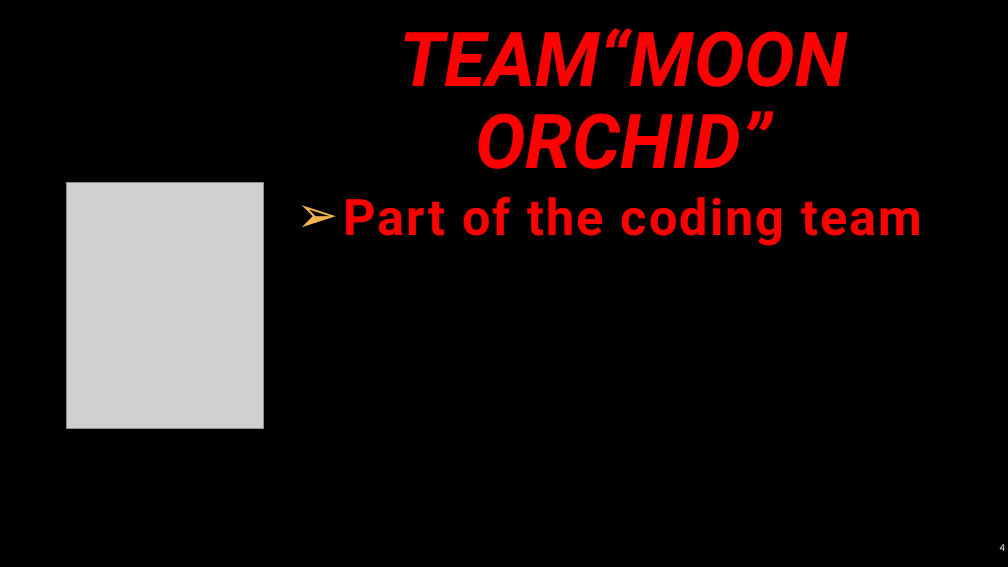
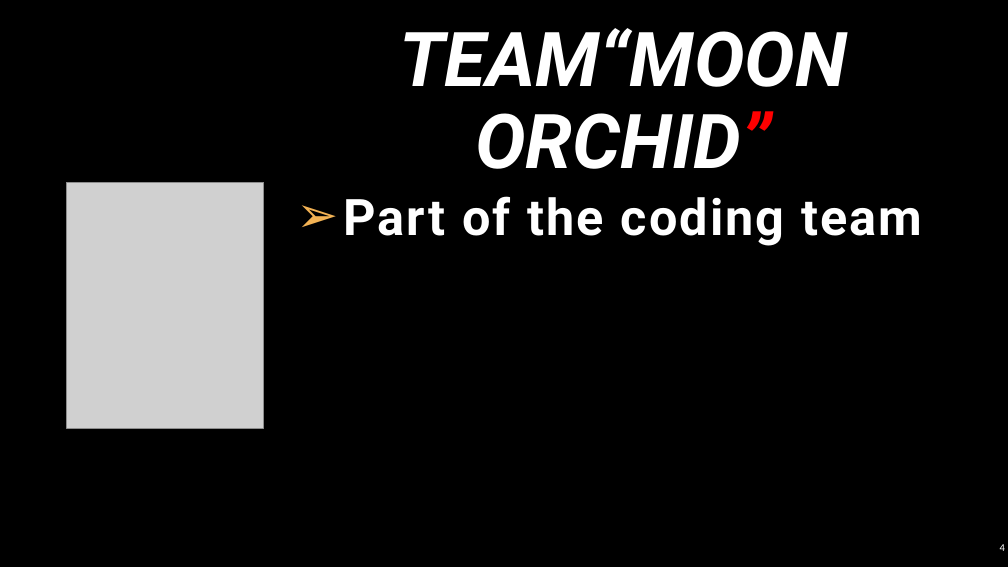
Before and after one commit to MoonOrchid/MoonOrchid-Project, a slide deck: slide 4 of Presentation.pptx. Drawn at 1008x567 pixels with LibreOffice and Linux fonts; fonts in the diff are those of the drawing; grey boxes stand for pictures; background and template pictures are left out. Boxes give left, top, right and bottom in pixels: in the first picture for what was removed or moved away, otherwise in the second. Text is boxed around its words. In the diff, an @@ line names an element or a change of style, - is before the commit and + after.

```diff
--- a/Presentation.pptx
+++ b/Presentation.pptx
@@ title "TEAM“MOON ORCHID”" at (400, 28, 847, 169): text colour #FF0000 to #FFFFFF @@
@@ subtitle "Part of the coding team" at (343, 196, 922, 246): text colour #FF0000 to #FFFFFF @@
```
Also in this commit, not shown: 8 other slides changed.
